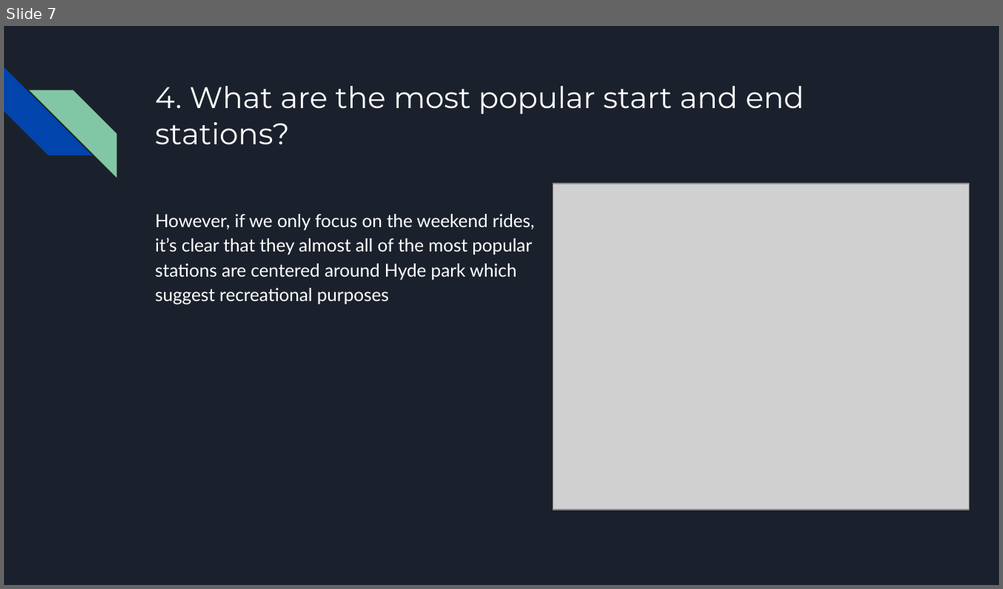
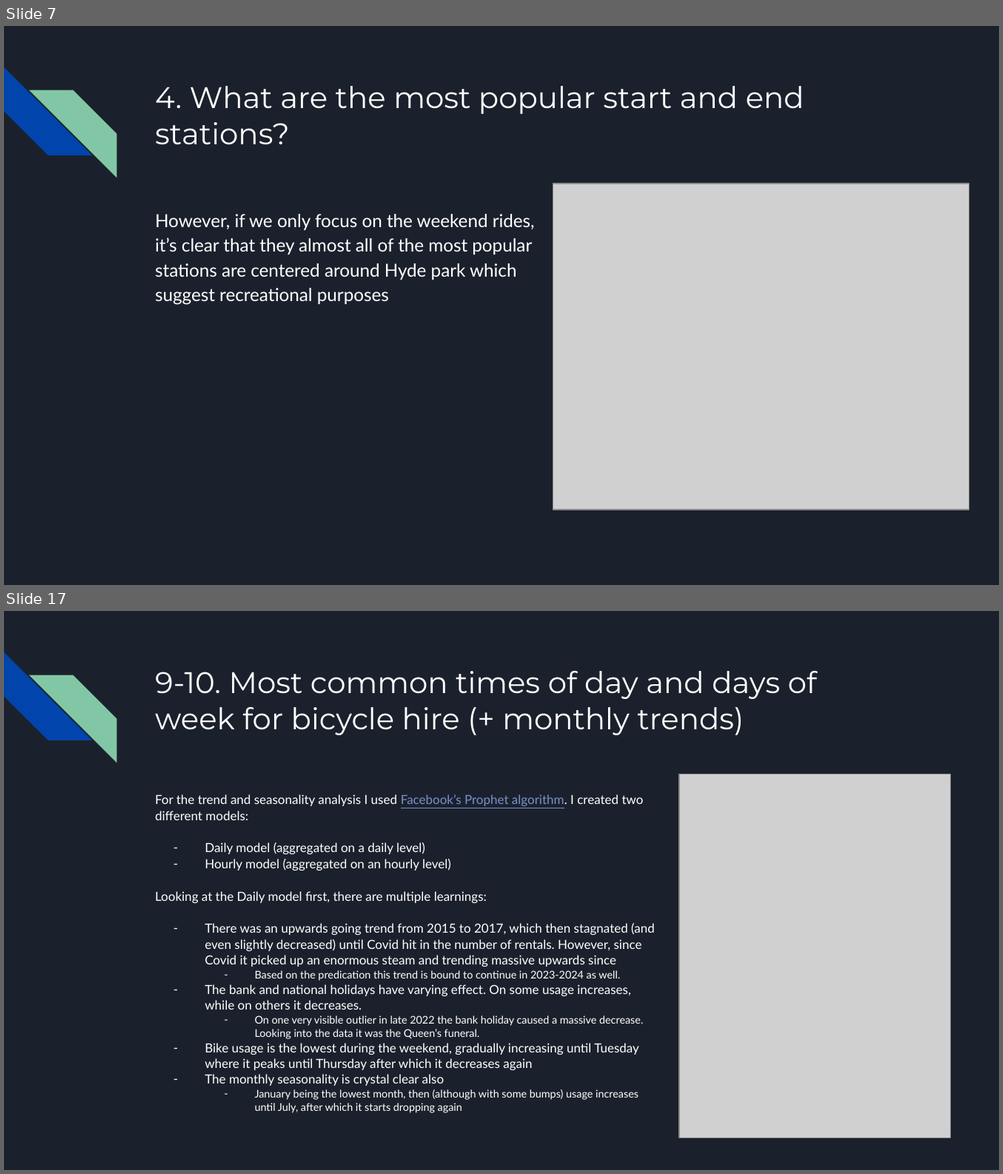
Before and after one commit to zsoltnyiri/zoe_take_home_test, a slide deck: Zoe - Take Home Task - Zsolt Nyiri.pptx. Shown one above the other, each under a label of ours: slide 7 before the commit, slides 7 and 17 after it; the slides between them are not shown. The pictures are 1003x589 and 1003x1174 pixels, drawn with LibreOffice and Linux fonts; fonts in the diff are those of the drawing; grey boxes stand for pictures. Boxes give left, top, right and bottom in pixels: in the first picture for what was removed or moved away, otherwise in the second. Text is boxed around its words. In the diff, an @@ line names an element or a change of style, - is before the commit and + after.

```diff
--- a/Zoe - Take Home Task - Zsolt Nyiri.pptx
+++ b/Zoe - Take Home Task - Zsolt Nyiri.pptx
@@ slide 17 added at (4, 611, 999, 1170), background #1B212C; not listed: 2 template elements that a slide beside it also shows @@
@@ title added at (155, 671, 817, 735), 21.6 pt, text #FFFFFF @@
+9-10. Most common times of day and days of week for bicycle hire (+ monthly trends)
@@ picture added at (680, 774, 950, 1138) @@
@@ text added at (155, 795, 654, 1113), 9.1 pt, text #FFFFFF @@
+For the trend and seasonality analysis I used Facebook’s Prophet algorithm. I created two different models:
+– Daily model (aggregated on a daily level)
+– Hourly model (aggregated on an hourly level)
+Looking at the Daily model first, there are multiple learnings:
+– There was an upwards going trend from 2015 to 2017, which then stagnated (and even slightly decreased) until Covid hit in the number of rentals. However, since Covid it picked up an enormous steam and trending massive upwards since
+  – Based on the predication this trend is bound to continue in 2023-2024 as well.
+– The bank and national holidays have varying effect. On some usage increases, while on others it decreases.
+  – On one very visible outlier in late 2022 the bank holiday caused a massive decrease. Looking into the data it was the Queen’s funeral.
+– Bike usage is the lowest during the weekend, gradually increasing until Tuesday where it peaks until Thursday after which it decreases again
+– The monthly seasonality is crystal clear also
+  – January being the lowest month, then (although with some bumps) usage increases until July, after which it starts dropping again
```
Also in this commit, not shown: 2 slides changed, 13 other slides added, 1 slide removed.
